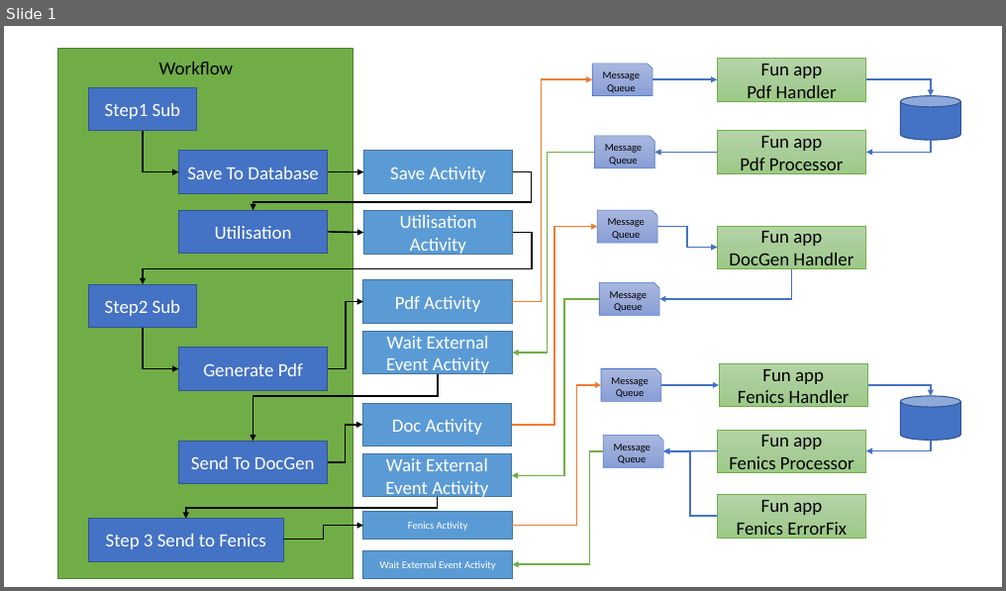
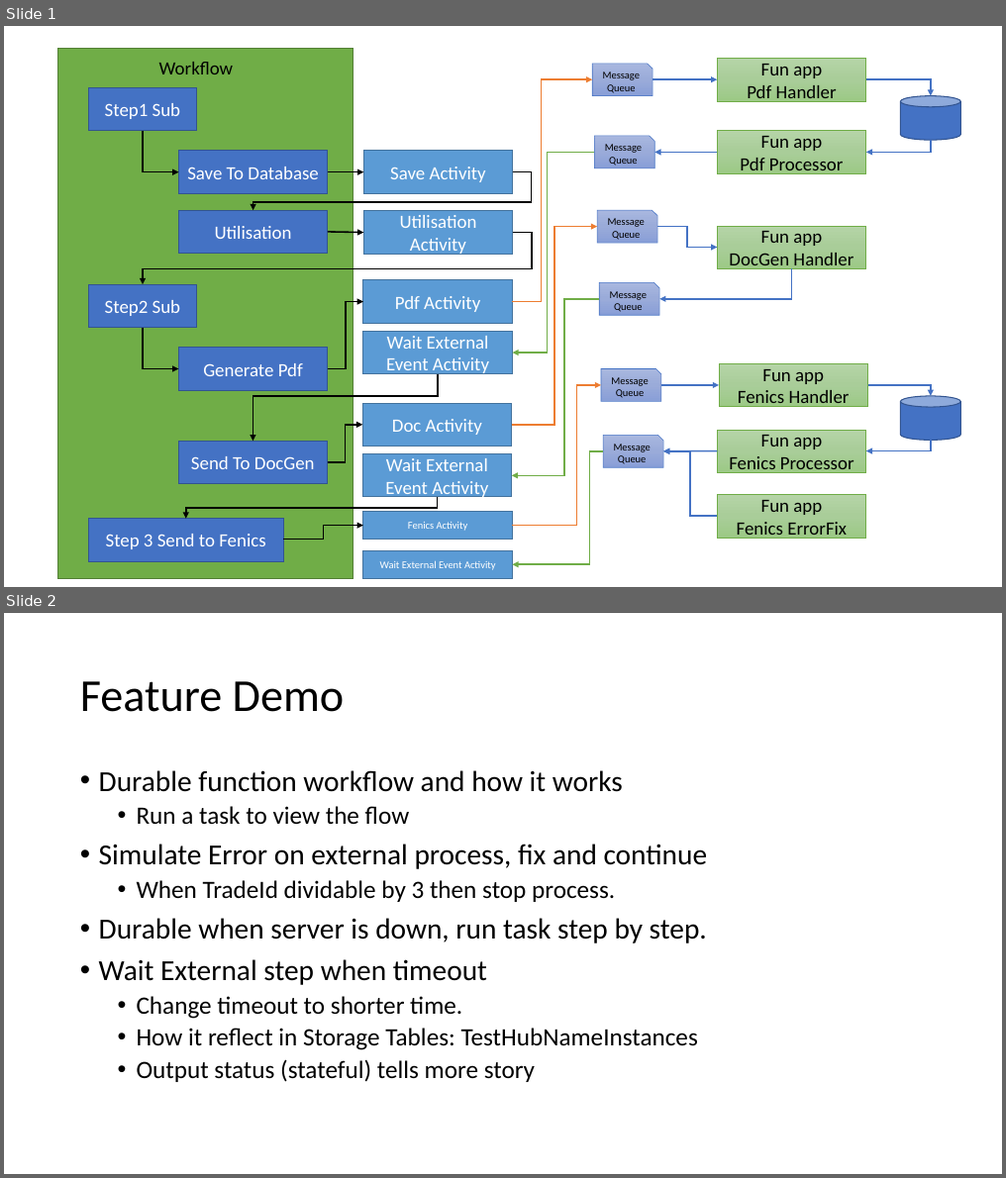
Before and after one commit to SnowFox108/DurableForFun, a slide deck: SupportFiles/Workflow.pptx. Shown one above the other, each under a label of ours: slide 1 before the commit, slides 1 and 2 after it. The pictures are 1006x591 and 1006x1178 pixels, drawn with LibreOffice and Linux fonts; fonts in the diff are those of the drawing. Boxes give left, top, right and bottom in pixels: in the first picture for what was removed or moved away, otherwise in the second. Text is boxed around its words. In the diff, an @@ line names an element or a change of style, - is before the commit and + after.

Commit message:
update support

```diff
--- a/SupportFiles/Workflow.pptx
+++ b/SupportFiles/Workflow.pptx
@@ slide 2 added at (x1=4, y1=613, x2=1002, y2=1174), background #FFFFFF @@
@@ title added at (x1=80, y1=681, x2=345, y2=712), 44 pt, text #000000 @@
+Feature Demo
@@ text added at (x1=99, y1=770, x2=708, y2=1082), 24 pt, text #000000 @@
+• Durable function workflow and how it works
+  • Run a task to view the flow
+• Simulate Error on external process, fix and continue
+  • When TradeId dividable by 3 then stop process.
+• Durable when server is down, run task step by step.
+• Wait External step when timeout
+  • Change timeout to shorter time.
+  • How it reflect in Storage Tables: TestHubNameInstances
+  • Output status (stateful) tells more story
```
